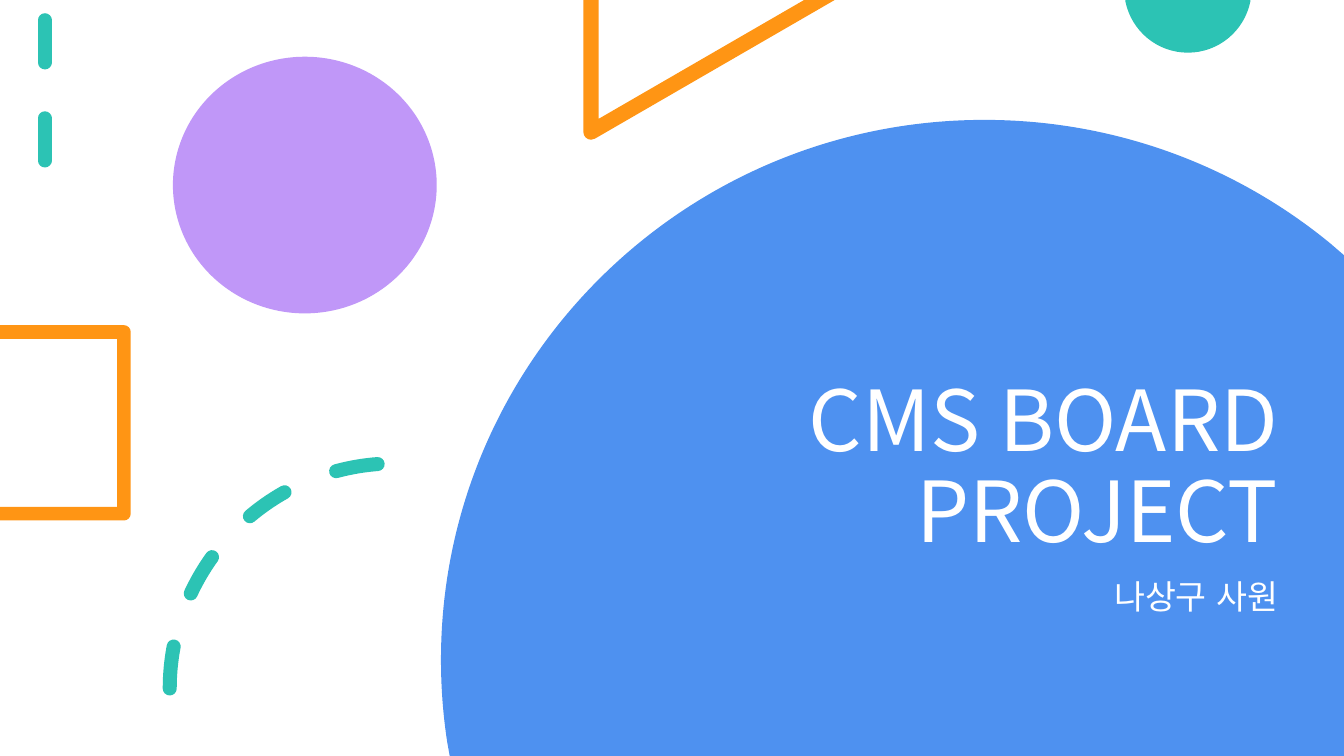
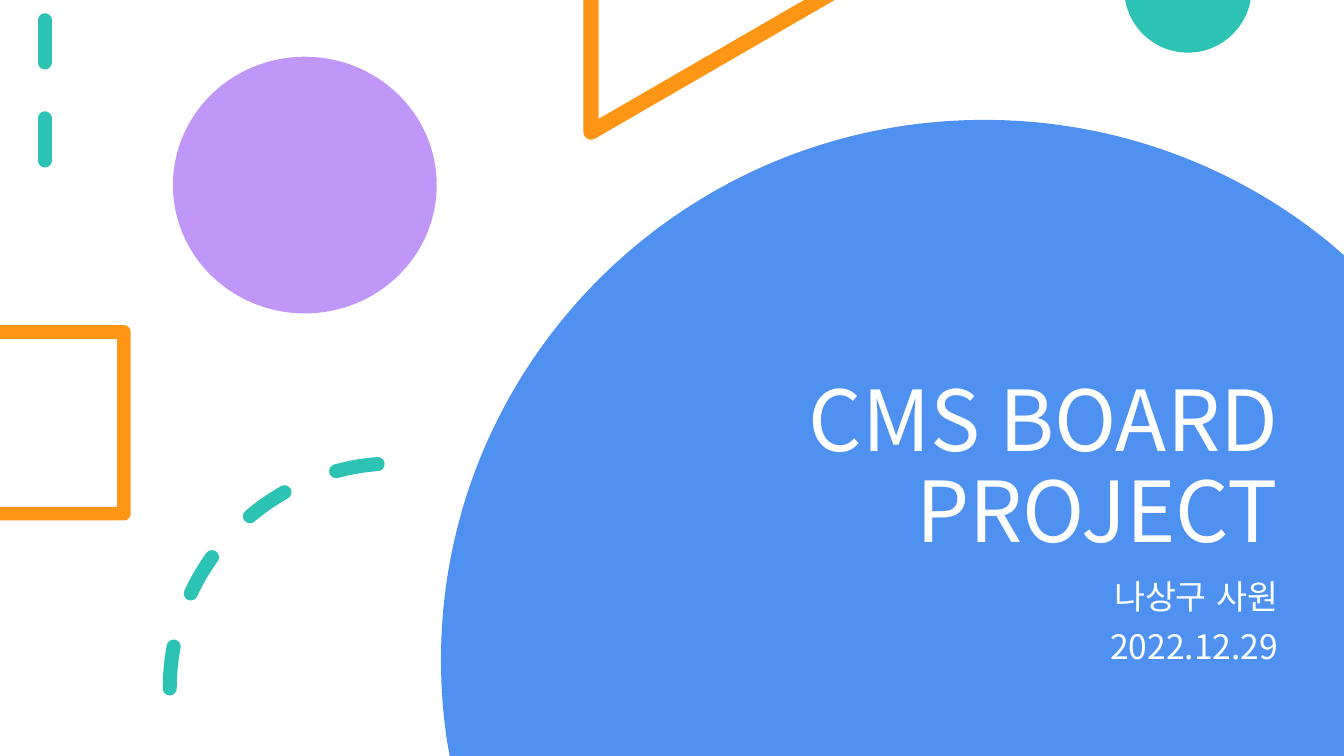
Before and after one commit to jinwon-cmskorea/cmskorea_board, a slide deck: slide 1 of document/CMS_Board_Project.pptx. Drawn at 1344x756 pixels with LibreOffice and Linux fonts; fonts in the diff are those of the drawing. Boxes give left, top, right and bottom in pixels: in the first picture for what was removed or moved away, otherwise in the second. Text is boxed around its words. In the diff, an @@ line names an element or a change of style, - is before the commit and + after.

```diff
--- a/document/CMS_Board_Project.pptx
+++ b/document/CMS_Board_Project.pptx
@@ subtitle at box(1110, 634, 1278, 660): paragraph added @@
+2022.12.29
```
Also in this commit, not shown: 1 slide added.
